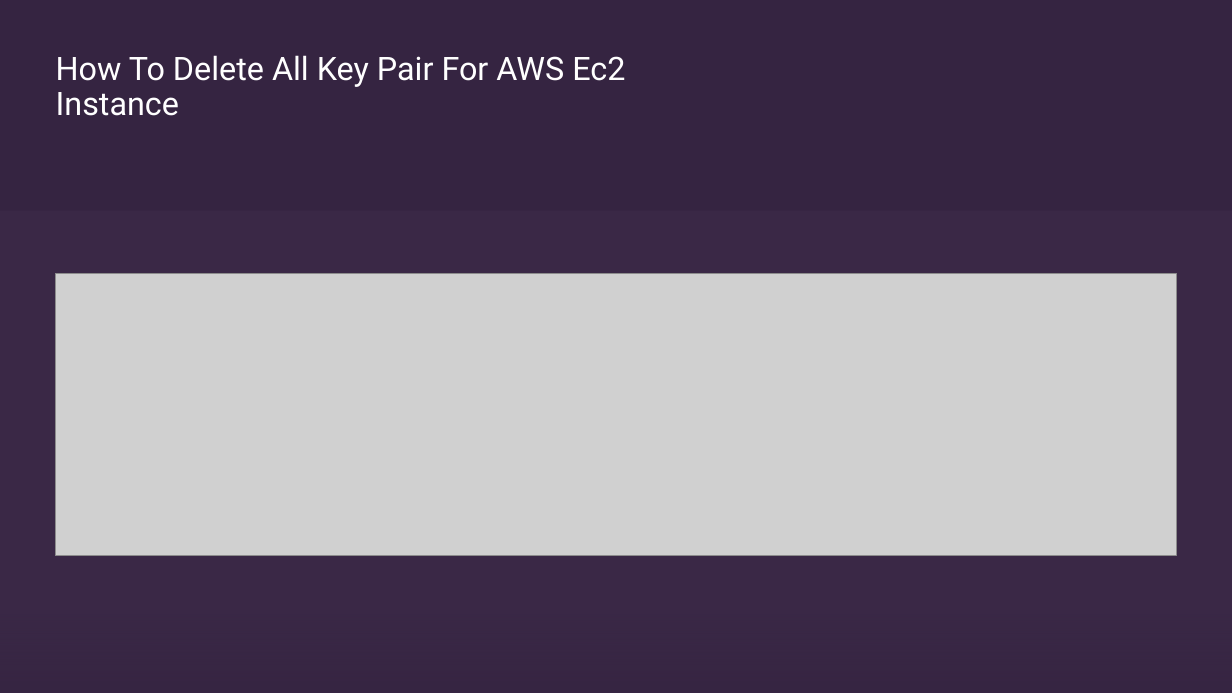
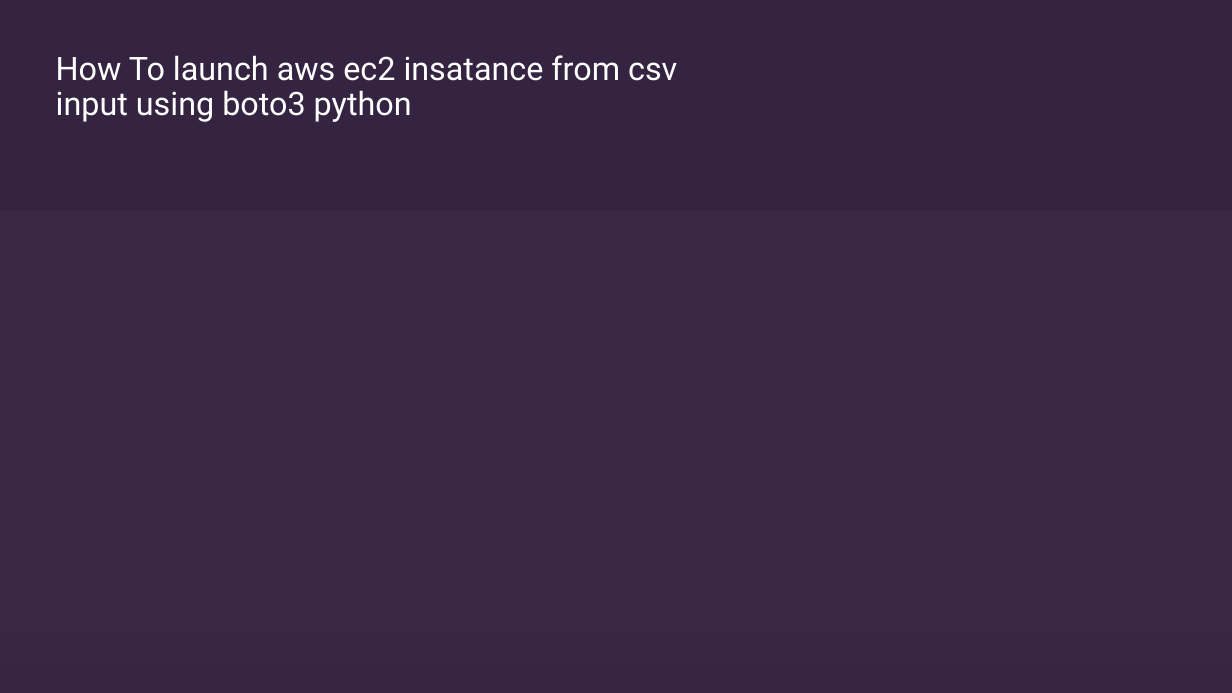
Before and after one commit to ronidas39/awsboto3, a slide deck: slide 6 of tutorial36.pptx. Drawn at 1232x693 pixels with LibreOffice and Linux fonts; fonts in the diff are those of the drawing; grey boxes stand for pictures. Boxes give left, top, right and bottom in pixels: in the first picture for what was removed or moved away, otherwise in the second. Text is boxed around its words. In the diff, an @@ line names an element or a change of style, - is before the commit and + after.

```diff
--- a/tutorial36.pptx
+++ b/tutorial36.pptx
@@ title at (x1=56, y1=55, x2=677, y2=122): text changed @@
-How To Delete All Key Pair For AWS Ec2 Instance
+How To launch aws ec2 insatance from csv input using boto3 python
@@ picture removed at (x1=55, y1=274, x2=1177, y2=556) @@
```
Also in this commit, not shown: 1 other slide changed, 1 slide added, 1 slide removed.
